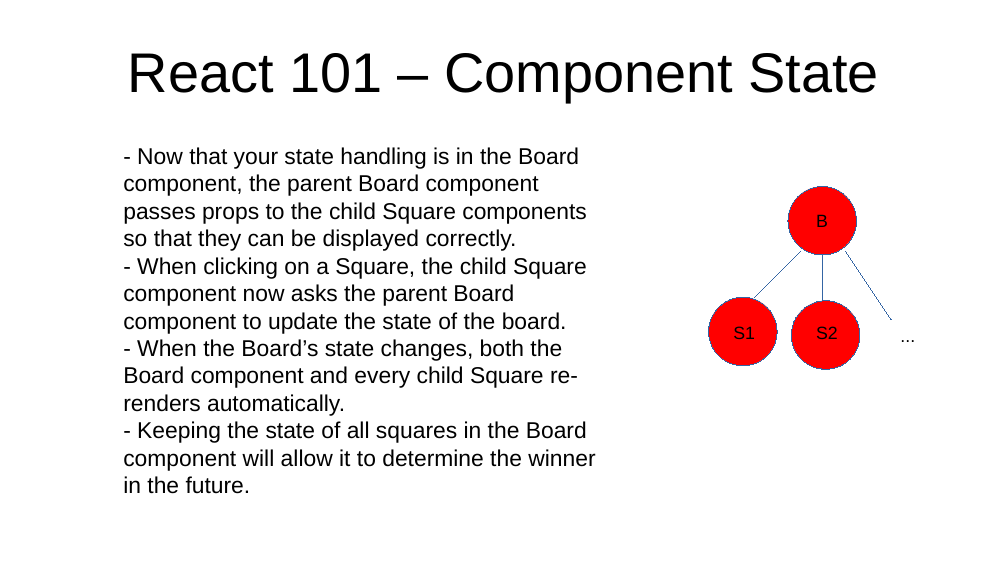
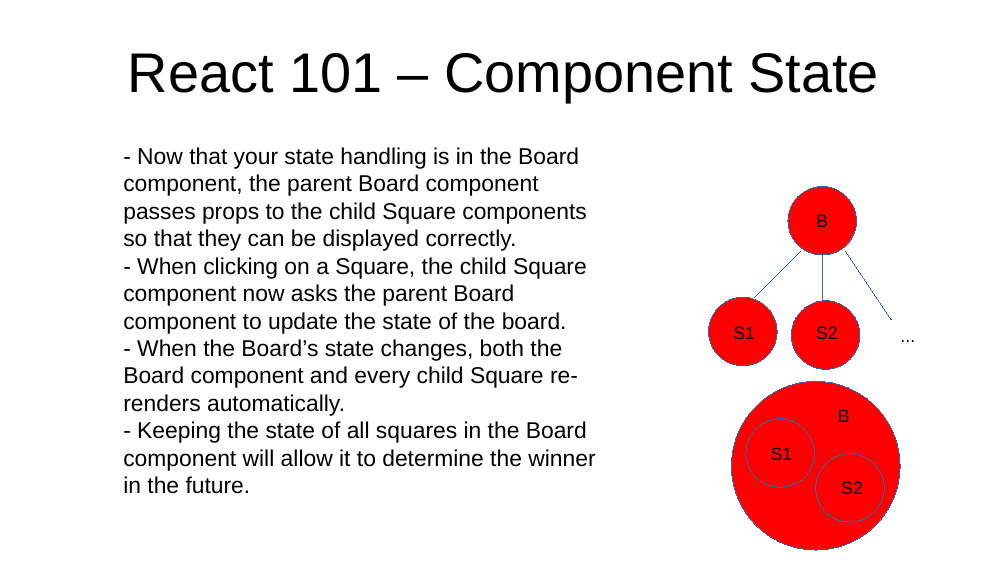
Before and after one commit to marcus-yeagle/react-tutorial, a slide deck: slide 26 of React 101.pptx. Drawn at 1008x567 pixels with LibreOffice and Linux fonts; fonts in the diff are those of the drawing. Boxes give left, top, right and bottom in pixels: in the first picture for what was removed or moved away, otherwise in the second. Text is boxed around its words. In the diff, an @@ line names an element or a change of style, - is before the commit and + after.

```diff
--- a/React 101.pptx
+++ b/React 101.pptx
@@ ellipse added at (x1=732, y1=381, x2=900, y2=550), fill #FF0000, outline #3465A4 0 pt @@
@@ ellipse added at (x1=746, y1=419, x2=815, y2=488), fill #FF0000, outline #3465A4 0 pt @@
@@ text added at (x1=838, y1=409, x2=850, y2=422), 14 pt, text #000000 @@
+B
@@ text added at (x1=771, y1=447, x2=793, y2=460), 14 pt, text #000000 @@
+S1
@@ ellipse added at (x1=816, y1=454, x2=885, y2=522), fill #FF0000, outline #3465A4 0 pt @@
@@ text added at (x1=841, y1=481, x2=863, y2=494), 14 pt, text #000000 @@
+S2
```
Also in this commit, not shown: 3 other slides changed, 1 slide added, 1 other file.
